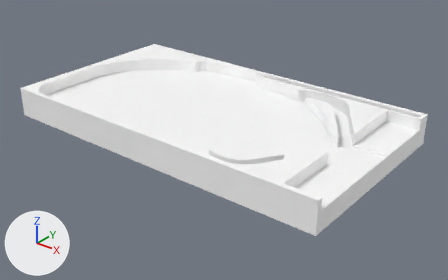
One commit to the glTF model assets/models/pinball_world_1.gltf: the scene before it, then after it.
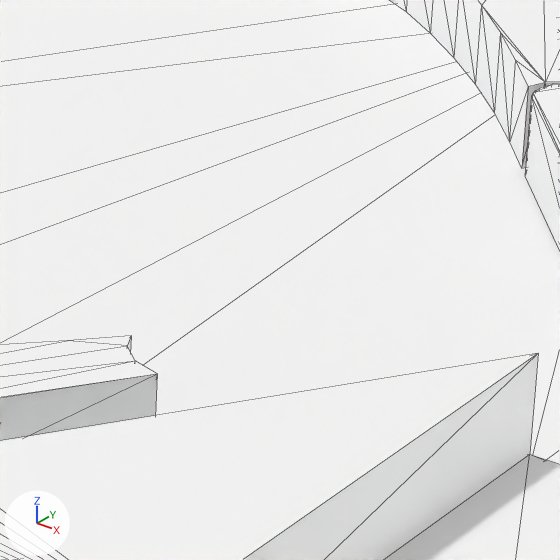
Each version is shown whole from a camera (50 mm lens) standing at (2.651, -3.196, 1.745) and looking at (0.107, -0.016, -0.226), then close up on the part from 59% to 74% of the width and 40% to 63% of the height. The lights are fixed; the arrows at lower left show +X, +Y and +Z. The close-ups show mesh edges as thin lines. Where no turn or scale is listed for an object, it has been applied to the vertices.

In view in the first close-up: 'Flipper Right', 'Pinball Plate'.
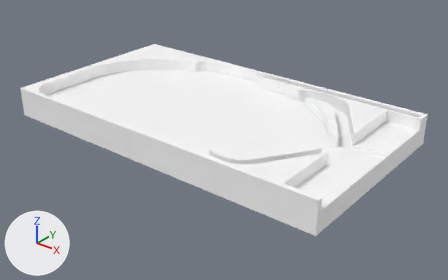
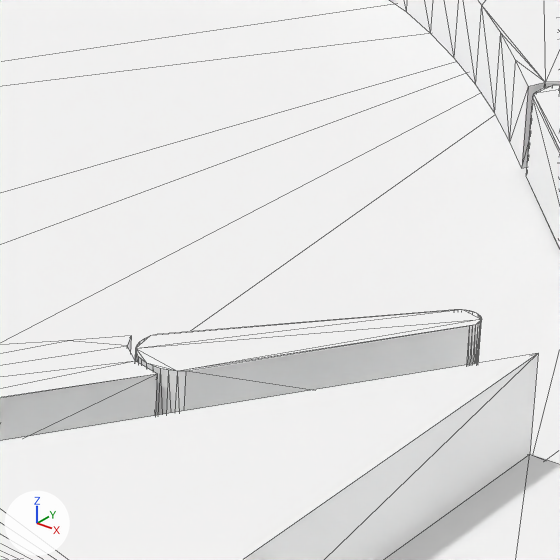
The newer file is also rescaled (x100.0) as a whole; pictures and numbers use the older file's frame.

What the commit changed:
Mesh me_cube_003 is new.
It has 64 vertices, 124 faces and spans x -0.027..0.146, y -0.026..0.19, z -0.035..0.035.
It uses material mat_material (white #ffffff).
Object 'Flipper Left' (ob_flipper_left) is new; it shows me_cube_003.
Its location is (0.8313, -0.3187, -0.0088).

What differs and where, as boxes (x1, y1, x2, y2) in the close-ups (560 x 560 px):
'Flipper Left', added: after (135, 309, 482, 416)
